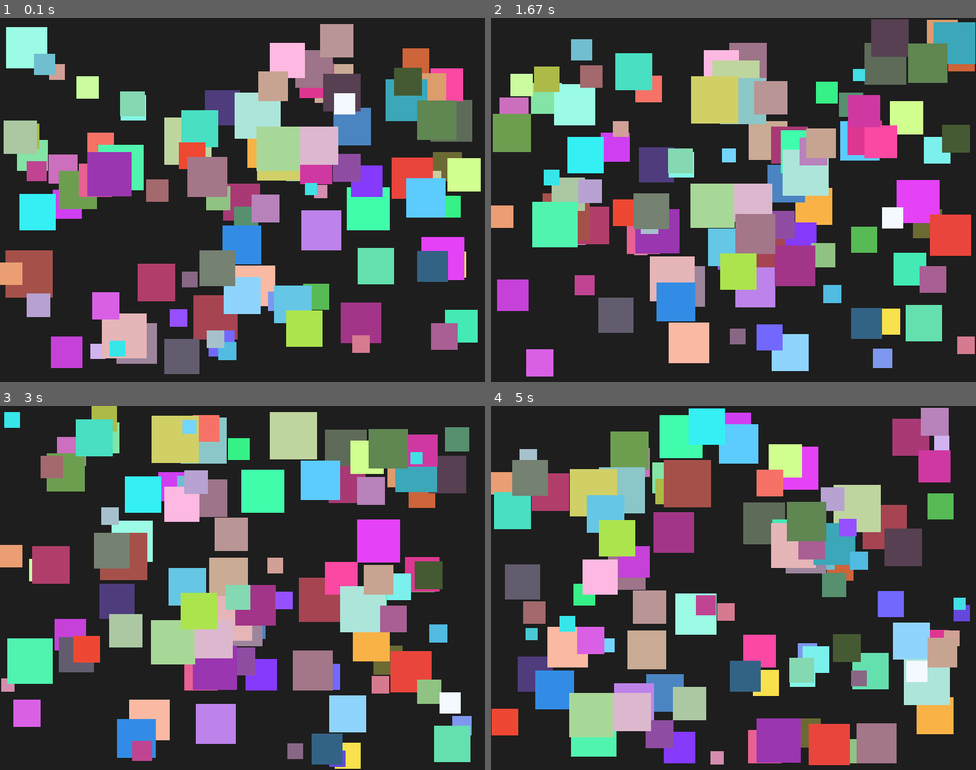
Above: before the commit, frames 1-4 (two rows, left to right).
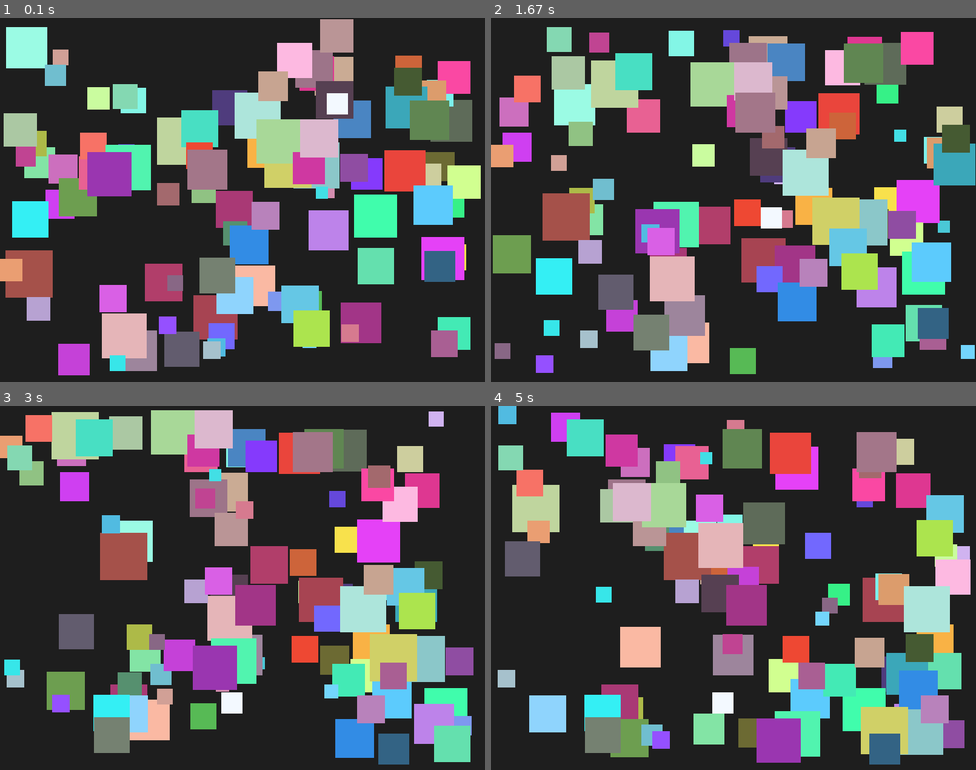
Above: after the commit, the same moments.

Repository: eliotjerusalmi/lab8-pygame
Game: pygame game, started from main.py
The game is run twice, just before and just after one commit, with the same random seed, the same clock (stepped at 60 frames per second) and the same inputs.
Inputs:
- Up to frame 1 (0.1 s): no input
- Up to frame 2 (1.67 s): no input
- Up to frame 3 (3 s): no input
- Up to frame 4 (5 s): no input

The runs differ from the first frame. In frame 1, 17% of the frame differs, in the area x 0-100%, y 0-99%; in frame 2, 53%; in frame 3, 50%; in frame 4, 64%, in the area x 0-99%, y 0-99%.

Commit message:
jazering

Diff:
--- a/main.py
+++ b/main.py
@@ -1,6 +1,5 @@
 import random
 import pygame
-
 
 pygame.init()
 
@@ -8,7 +7,6 @@
 WIDTH, HEIGHT = 800, 600
 SCREEN = pygame.display.set_mode((WIDTH, HEIGHT))
 pygame.display.set_caption("Lab 8 - Moving Squares")
-
 
 CLOCK = pygame.time.Clock()
 FPS = 60
@@ -21,6 +19,9 @@
 SQUARE_SIZE = 30
 MAX_SPEED = 5
 
+# Changement de direction toutes les 4 secondes
+DIRECTION_CHANGE_INTERVAL = 4000  # en millisecondes
+
 
 class Square:
     def __init__(self):
@@ -29,11 +30,7 @@
         self.x = random.randint(0, WIDTH - self.size)
         self.y = random.randint(0, HEIGHT - self.size)
 
-
-        speed_factor = max(1, int(80 / self.size))
-
-        self.dx = random.choice([-1, 1]) * random.randint(1, speed_factor)
-        self.dy = random.choice([-1, 1]) * random.randint(1, speed_factor)
+        self.set_random_direction()
 
         self.color = (
             random.randint(50, 255),
@@ -41,14 +38,17 @@
             random.randint(50, 255),
         )
 
+    def set_random_direction(self):
+        speed_factor = max(1, int(80 / self.size))
+        self.dx = random.choice([-1, 1]) * random.randint(1, speed_factor)
+        self.dy = random.choice([-1, 1]) * random.randint(1, speed_factor)
+
     def move(self):
         self.x += self.dx
         self.y += self.dy
 
-
         if self.x <= 0 or self.x + self.size >= WIDTH:
             self.dx *= -1
-
 
         if self.y <= 0 or self.y + self.size >= HEIGHT:
             self.dy *= -1
@@ -56,29 +56,32 @@
     def draw(self, surface):
         pygame.draw.rect(surface, self.color, (self.x, self.y, self.size, self.size))
 
+
 def main():
     squares = [Square() for _ in range(NUM_SQUARES)]
     running = True
 
+    last_direction_change = pygame.time.get_ticks()
+
     while running:
-
         for event in pygame.event.get():
             if event.type == pygame.QUIT:
                 running = False
 
+        current_time = pygame.time.get_ticks()
+        if current_time - last_direction_change >= DIRECTION_CHANGE_INTERVAL:
+            for square in squares:
+                square.set_random_direction()
+            last_direction_change = current_time
 
         for square in squares:
             square.move()
-
 
         SCREEN.fill(BACKGROUND_COLOR)
         for square in squares:
             square.draw(SCREEN)
 
-
         pygame.display.flip()
-
-
         CLOCK.tick(FPS)
 
     pygame.quit()
